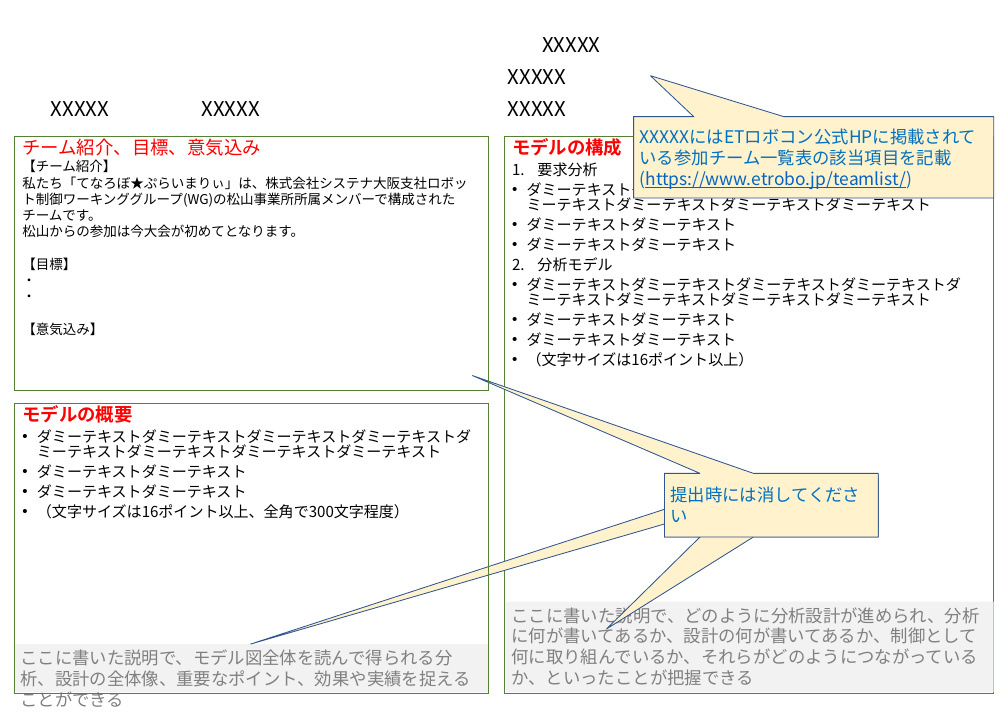
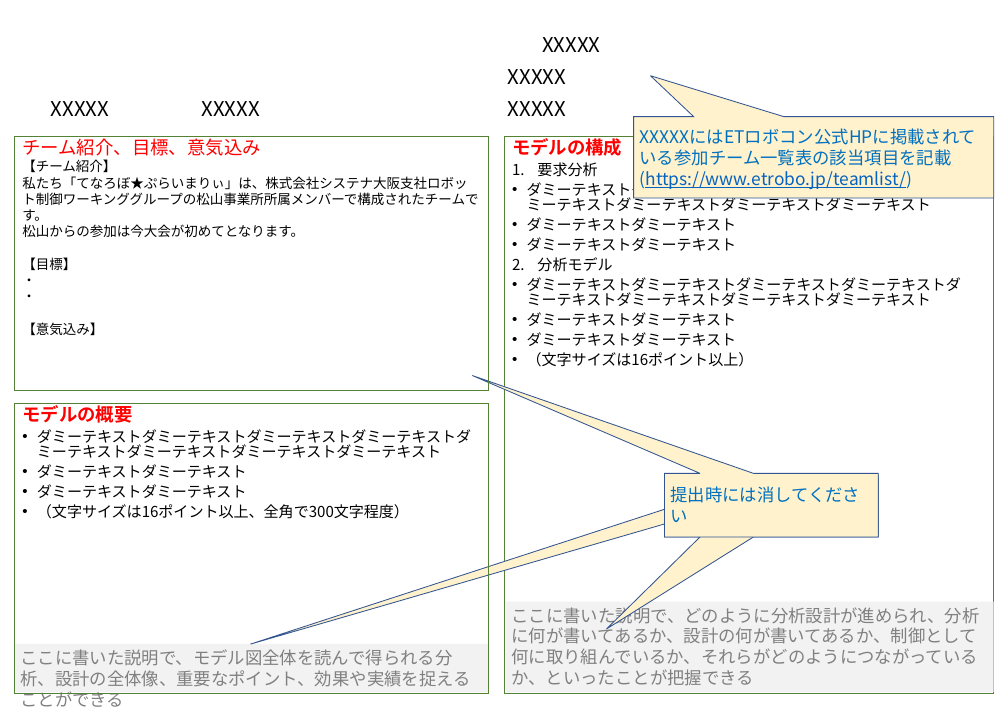
Before and after one commit to miyoshiyuu-systena/tenarobo-primary-mil-2025, a slide deck: slide 1 of model/【モデル図】てなろぼ★ぷらいまりぃ_2025.pptx. Drawn at 1008x713 pixels with LibreOffice and Linux fonts; fonts in the diff are those of the drawing; background and template pictures are left out. Boxes give left, top, right and bottom in pixels: in the first picture for what was removed or moved away, otherwise in the second. Text is boxed around its words. In the diff, an @@ line names an element or a change of style, - is before the commit and + after.

```diff
--- a/model/【モデル図】てなろぼ★ぷらいまりぃ_2025.pptx
+++ b/model/【モデル図】てなろぼ★ぷらいまりぃ_2025.pptx
@@ text in rectangle at bbox=[22, 159, 478, 225]: text changed @@
-【チーム紹介】
-私たち「てなろぼ★ぷらいまりぃ」は、株式会社システナ大阪支社ロボット制御ワーキンググループ(WG)の松山事業所所属メンバーで構成されたチームです。
+【チーム紹介】
+私たち「てなろぼ★ぷらいまりぃ」は、株式会社システナ大阪支社ロボット制御ワーキンググループの松山事業所所属メンバーで構成されたチームです。
```
Also in this commit, not shown: 2 other slides changed, 4 other files.
